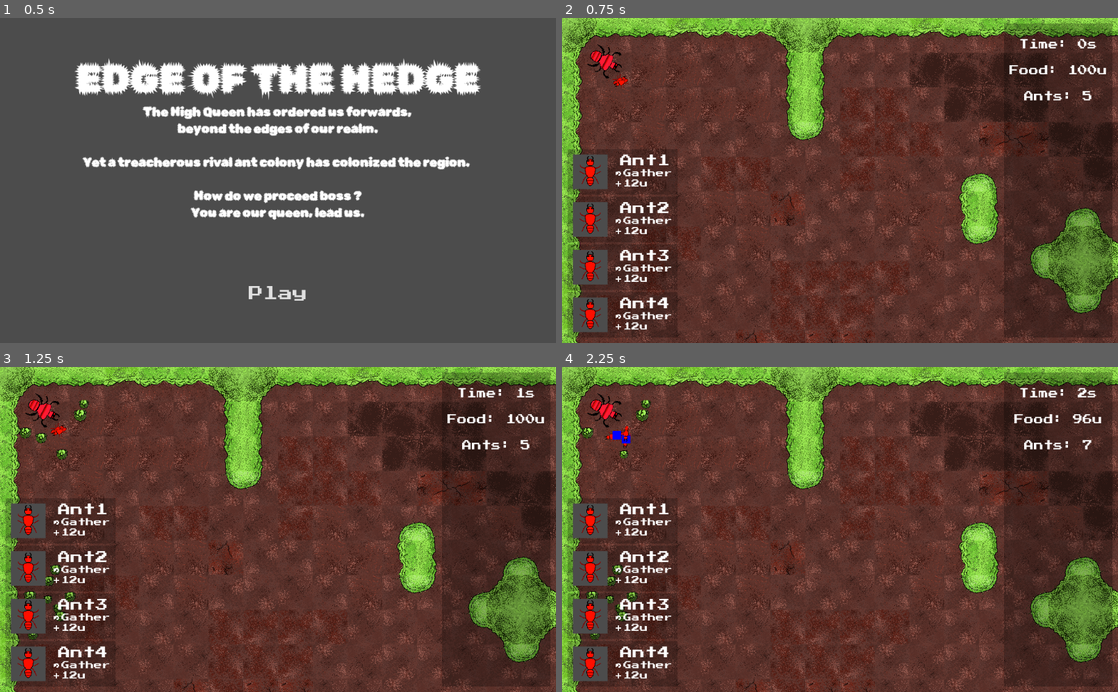
Above: before the commit, frames 1-4 (two rows, left to right).
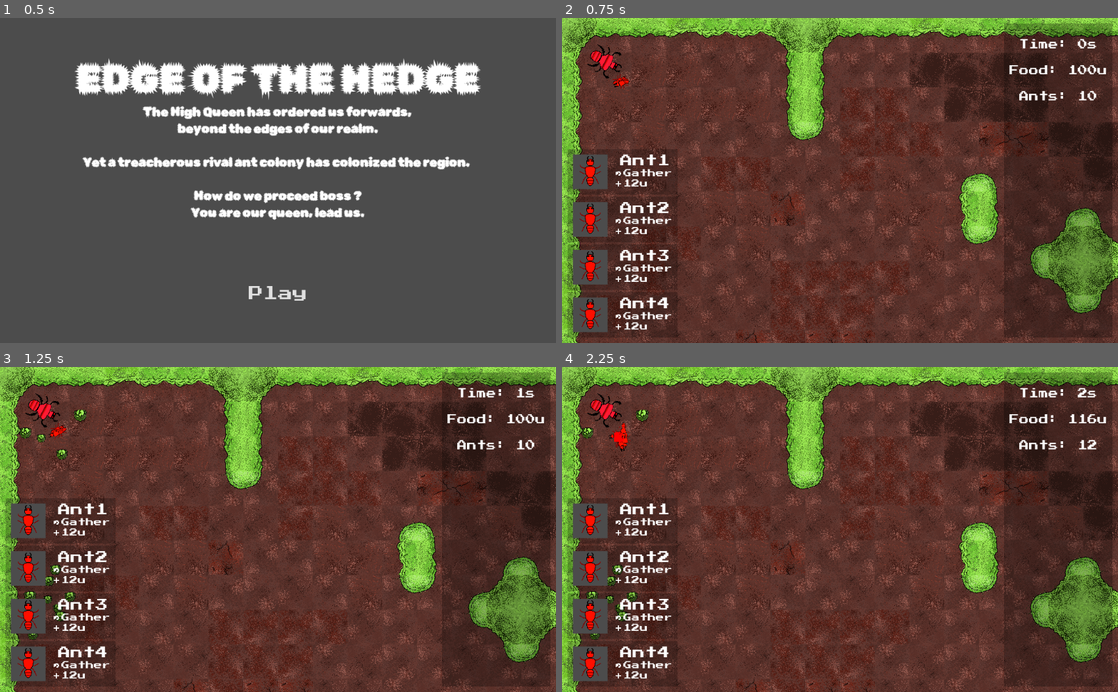
Above: after the commit, the same moments.

Repository: IBricchi/EdgeOfTheHedge
Game: Godot game, scene res://scenes/title_screen.tscn
Same seed, same stepped clock (60 frames per second), same inputs: the game is played once before the commit and once after it.
Inputs (mouse positions are in pixels of both pictures, inside the frame that each line leads up to):
- Up to frame 1 (0.5 s): no input
- Up to frame 2 (0.75 s): click "Play" at 0.5 s
- Up to frame 3 (1.25 s): no input
- Up to frame 4 (2.25 s): click (617, 532) at 1.27 s; click (617, 532) at 2.02 s

Frame 1 is identical in both runs. In frame 2, 0.3% of the frame differs, in the area x 9-97%, y 15-26%; in frame 3, 0.4%; in frame 4, 0.8%, in the area x 7-98%, y 10-29%.

Commit message:
crash bye bye i hope

Diff:
--- a/scenes/ant.tscn
+++ b/scenes/ant.tscn
@@ -99,15 +99,12 @@
 rotation = 1.5708
 frames = SubResource( 6 )
 animation = "Idle"
-frame = 1
 playing = true
 
 [node name="Basic Ant Walk" type="AnimatedSprite" parent="."]
-visible = false
 rotation = 1.5708
 frames = SubResource( 19 )
 animation = "Walk"
-frame = 1
 playing = true
 
 [node name="AntCollision" type="CollisionPolygon2D" parent="."]
--- a/scenes/queen.tscn
+++ b/scenes/queen.tscn
@@ -44,6 +44,6 @@
 rotation = 1.5708
 frames = SubResource( 6 )
 animation = "queen"
-frame = 3
+frame = 1
 speed_scale = 0.5
 playing = true
--- a/scripts/ant.gd
+++ b/scripts/ant.gd
@@ -64,6 +64,8 @@
 
 func _physics_process(delta):
 	if alive:
+		if not idle_sprite.visible and not walk_sprite.visible:
+			walk_sprite.visible = true
 		hunger -= delta * hunger_rate;
 
 		if hunger < 0:
--- a/scripts/death_screen.gd
+++ b/scripts/death_screen.gd
@@ -8,9 +8,9 @@
 	mm.connect("button_down", self, "_on_mm")
 	play.connect("button_down", self, "_on_play")
 	if(Global.win):
-		prompt.text = "You did it boss, and it only took %d seconds. Those fat ants stood no change angainst your tactical prowess." % Global.time
+		prompt.text = "You did it boss! And it only took %d seconds.\n Those fat ants stood no change against your tactical prowess." % Global.time
 	else:
-		prompt.text = "I'm sorry boss it took them %d seconds to beat us. I'm sure they were cheating." % Global.time
+		prompt.text = "Forgive us boss, we are beaten. \n It took them %d seconds to beat us. I'm sure they were cheating. \n\nThe High Queen won't be pleased..." % Global.time
 
 func _on_mm():
 	get_tree().change_scene("res://Scenes/title_screen.tscn")
--- a/scripts/game.gd
+++ b/scripts/game.gd
@@ -21,8 +21,8 @@
 
 var player_food : int = 100 setget set_player_food
 
-var friendly_queen_hp  = 1
-var enemy_queen_hp = 1
+var friendly_queen_hp  = 75
+var enemy_queen_hp = 75
 
 func set_player_food(val):
 	player_food = val
@@ -53,7 +53,7 @@
 	queen_inst.translate(ant_home)
 	queen_inst.modulate = Color(1,0.1,0.2)
 
-	for i in 5:
+	for i in 10:
 		birth_ant(ui.get_context(0), true)
 
 
@@ -114,6 +114,7 @@
 		ant_inst.set_collision_layer_bit(3, true)
 		ant_inst.set_collision_mask_bit(4 , true)
 		ant_inst.set_enemy(enemyqueen)
+		ant_inst.desired_direction = Vector2(rand_range(-1,1),rand_range(-1,1))
 
 func on_add_food(count):
 	self.player_food += count
@@ -132,9 +133,10 @@
 			get_tree().change_scene("res://scenes/death_screen.tscn")
 	else:
 		enemy_queen_hp -= v
-		if enemyqueen < 0:
-			pass
-			# victory
+		if enemy_queen_hp < 0:
+			Global.win = true
+			Global.time = ui.time
+			get_tree().change_scene("res://scenes/death_screen.tscn")
 
 func enemy_ant_spawn():
 	var ant1 = ant.instance()
--- a/scripts/marker.gd
+++ b/scripts/marker.gd
@@ -20,7 +20,6 @@
 func _process(delta):
 	for area in get_overlapping_areas():
 		if area.is_in_group("marker") and queen == area.queen and marktype == area.marktype and not checked:
-			area.scale*= 1.2
 			destroy_marker()
 			area.checked = true
 	lastcheck -= delta
